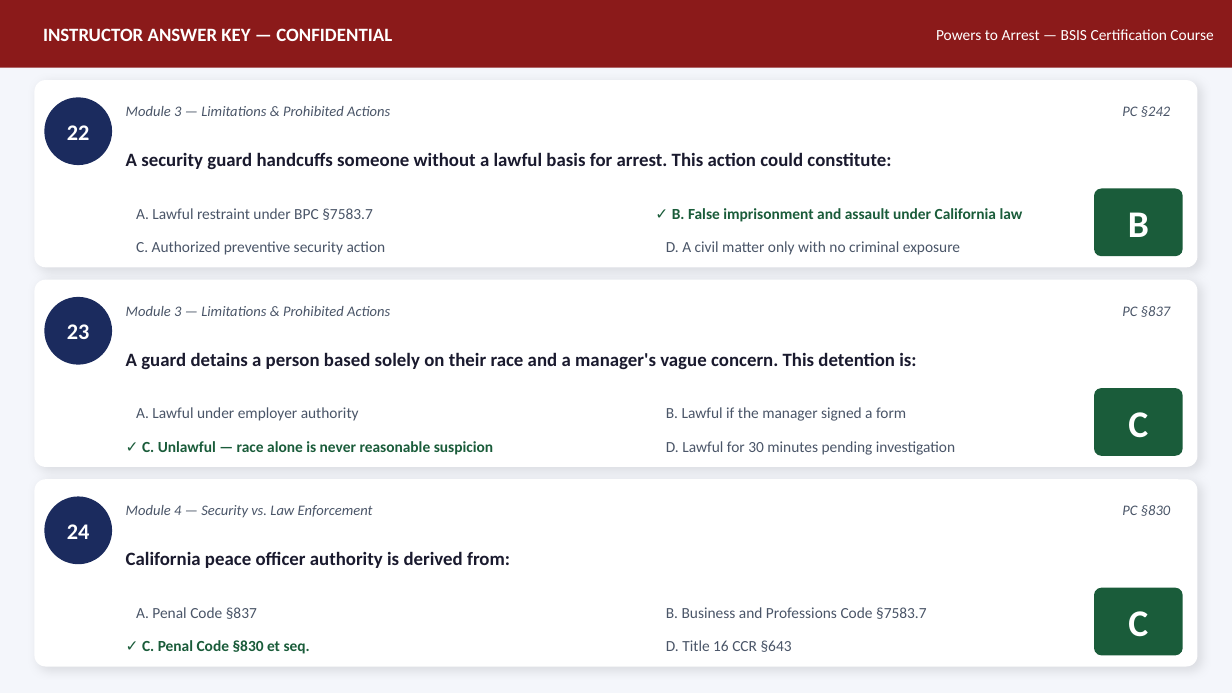
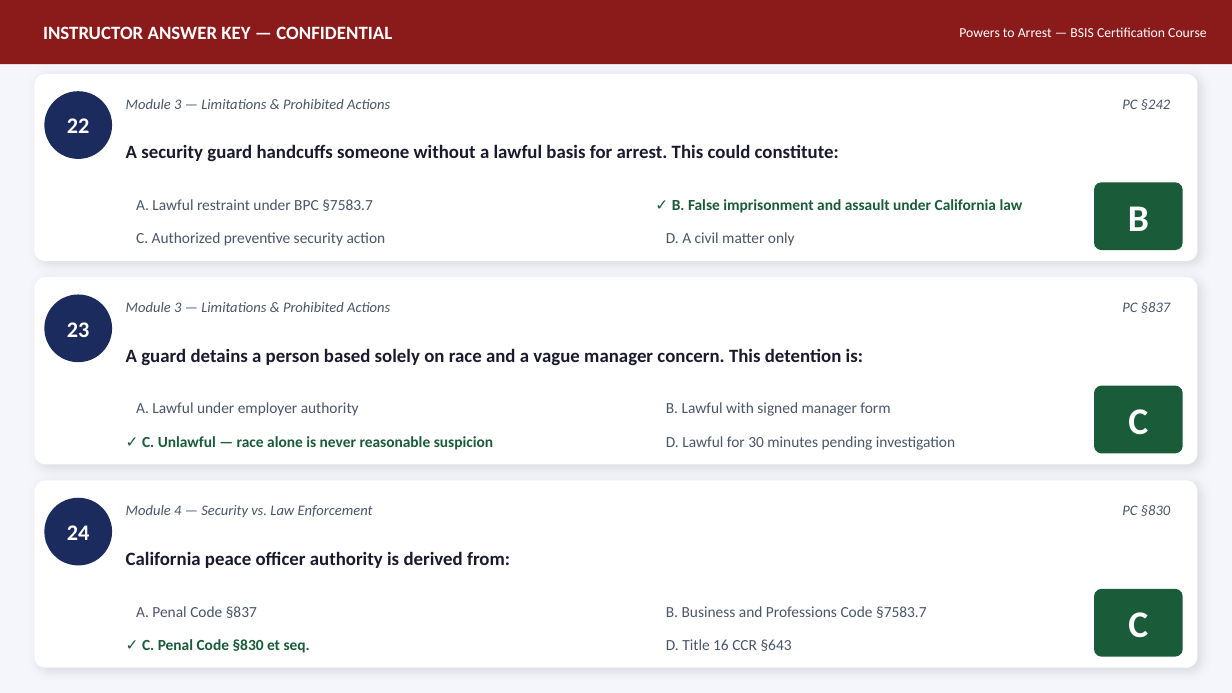
Before and after one commit to MaccPSLAW/Licensing-Live-Scans-, a slide deck: slide 10 of PSLAW-Courses/final-projects/Powers_to_Arrest_BSIS_Certification_MACCESS_INC-AnswerKey.pptx. Drawn at 1232x693 pixels with LibreOffice and Linux fonts; fonts in the diff are those of the drawing. Boxes give left, top, right and bottom in pixels: in the first picture for what was removed or moved away, otherwise in the second. Text is boxed around its words. In the diff, an @@ line names an element or a change of style, - is before the commit and + after.

Commit message:
feat: Powers to Arrest — BSIS Certification Course — Answer Key PPTX

```diff
--- a/PSLAW-Courses/final-projects/Powers_to_Arrest_BSIS_Certification_MACCESS_INC-AnswerKey.pptx
+++ b/PSLAW-Courses/final-projects/Powers_to_Arrest_BSIS_Certification_MACCESS_INC-AnswerKey.pptx
@@ rectangle: place and size @@
-rectangle at box(0, 0, 1232, 68)
+rectangle at box(0, 0, 1232, 64)
@@ text "Powers to Arrest — BSIS ...": place and size @@
-text "Powers to Arrest — BSIS ..." at box(936, 29, 1213, 40)
+text "Powers to Arrest — BSIS ..." at box(959, 27, 1206, 37)
@@ text "Powers to Arrest — BSIS ..." at box(959, 27, 1206, 37): size 9 to 8 pt @@
@@ text at box(126, 144, 839, 161): text changed @@
-A security guard handcuffs someone without a lawful basis for arrest. This action could constitute:
+A security guard handcuffs someone without a lawful basis for arrest. This could constitute:
@@ 7 texts, 2 rounded rectangles, 1 ellipse: place and size @@
-7 texts, 2 rounded rectangles, 1 ellipse at box(34, 80, 1198, 455)
+7 texts, 2 rounded rectangles, 1 ellipse at box(34, 74, 1198, 450)
@@ 3 texts: place and size @@
-3 texts at box(136, 208, 1023, 255)
+3 texts at box(136, 199, 1023, 246)
@@ text at box(666, 232, 795, 246): text changed @@
-D. A civil matter only with no criminal exposure
+D. A civil matter only
@@ text "Module 3 — Limitations & ...": place and size @@
-text "Module 3 — Limitations & ..." at box(126, 306, 390, 316)
+text "Module 3 — Limitations & ..." at box(126, 302, 390, 312)
@@ text "PC §837": place and size @@
-text "PC §837" at box(1122, 306, 1170, 317)
+text "PC §837" at box(1122, 302, 1170, 313)
@@ text at box(126, 348, 863, 365): text changed @@
-A guard detains a person based solely on their race and a manager's vague concern. This detention is:
+A guard detains a person based solely on race and a vague manager concern. This detention is:
@@ text at box(666, 402, 890, 416): text changed @@
-B. Lawful if the manager signed a form
+B. Lawful with signed manager form
```
Also in this commit, not shown: 21 other slides changed.
